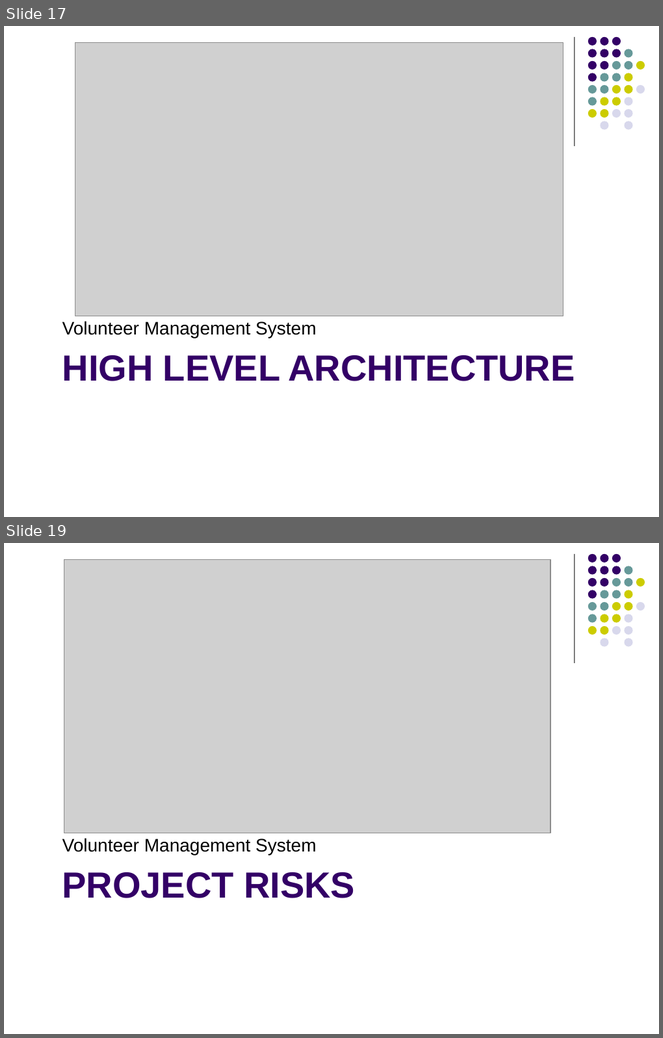
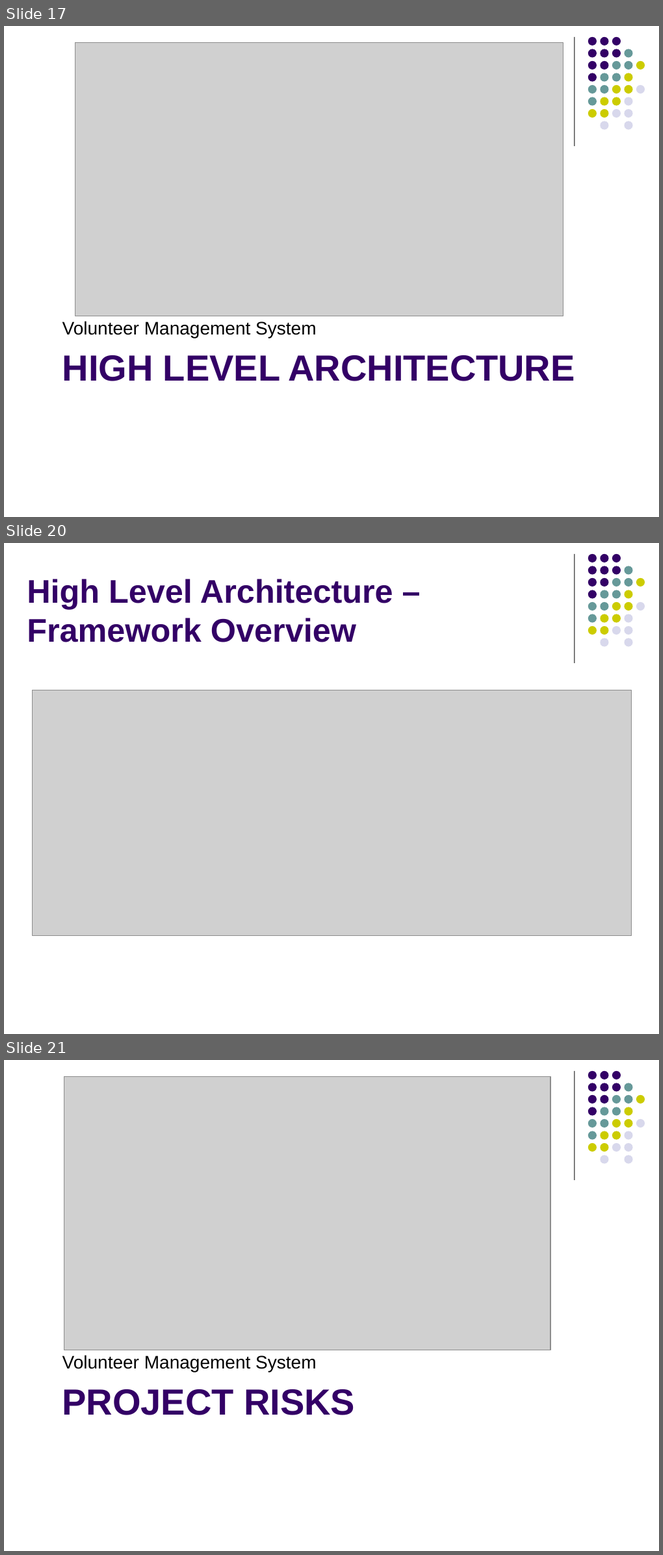
Before and after one commit to imireasa/mtech-se18-t08s, a slide deck: docs/W-9 Working Document/W-9.3 Presentation Slides/Phase1/vms_first_presentation_v0.1a.pptx. Shown one above the other, each under a label of ours: slides 17 and 19 before the commit, slides 17, 20 and 21 after it; the slides between them are not shown. The pictures are 663x1038 and 663x1555 pixels, drawn with LibreOffice and Linux fonts; fonts in the diff are those of the drawing; grey boxes stand for pictures. Boxes give left, top, right and bottom in pixels: in the first picture for what was removed or moved away, otherwise in the second. Text is boxed around its words. In the diff, an @@ line names an element or a change of style, - is before the commit and + after.

Commit message:
Added high level architecture portions.

```diff
--- a/docs/W-9 Working Document/W-9.3 Presentation Slides/Phase1/vms_first_presentation_v0.1a.pptx
+++ b/docs/W-9 Working Document/W-9.3 Presentation Slides/Phase1/vms_first_presentation_v0.1a.pptx
@@ slide 20 added at box(4, 543, 659, 1034), background #FFFFFF; not listed: 32 template elements that a slide beside it also shows @@
@@ title added at box(27, 579, 393, 642), 36 pt, text #330066, bold @@
+High Level Architecture – Framework Overview
@@ picture added at box(32, 691, 632, 936) @@
@@ what was slide 19 is now slide 21 @@
```
Also in this commit, not shown: 1 slide changed, 1 other slide added.
